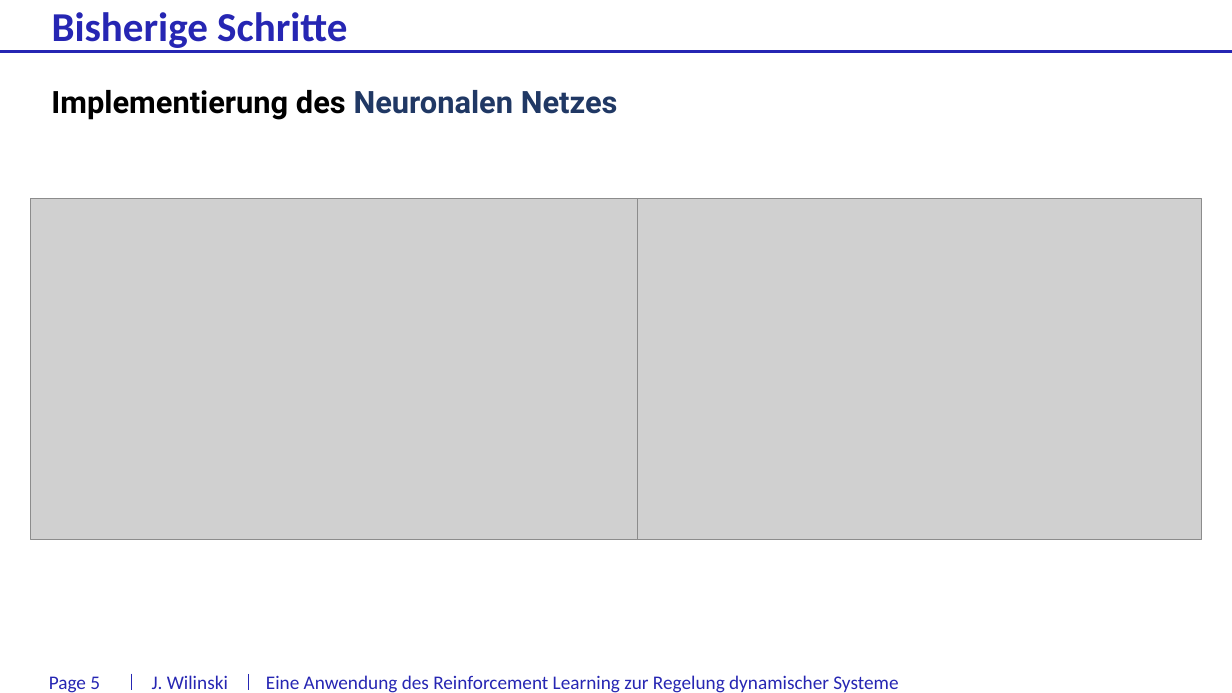
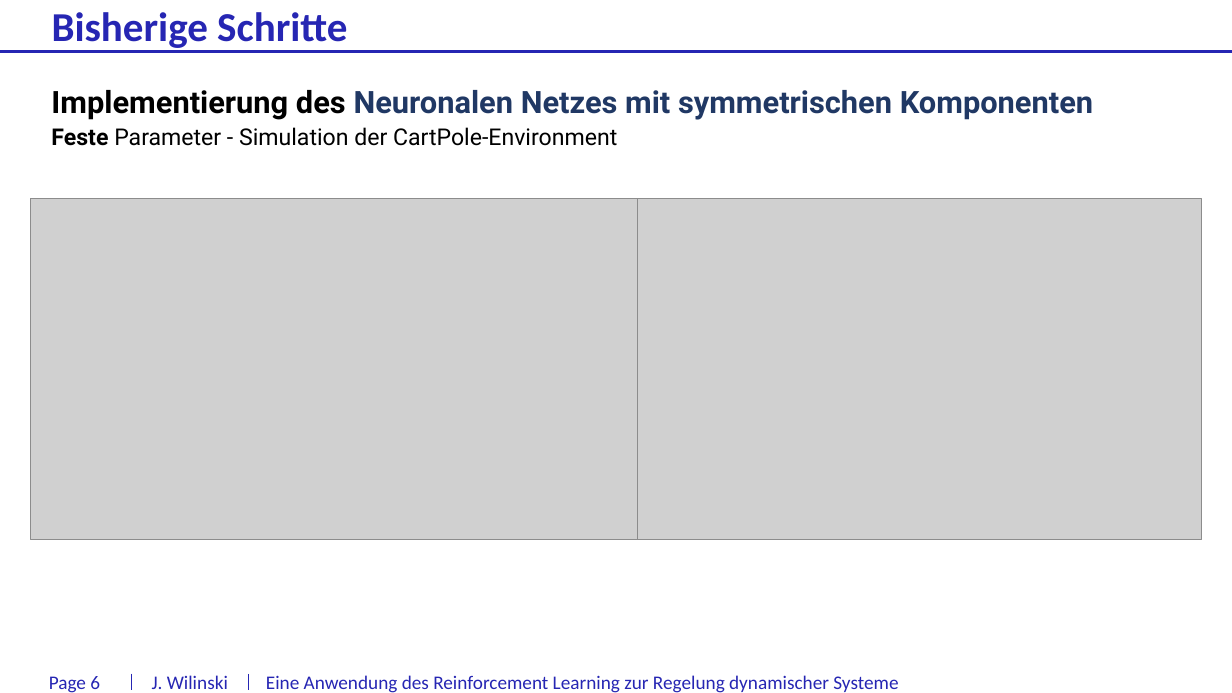
Before and after one commit to J0nasW/BA, a slide deck: slide 6 of docs/Statusgespräch_17072018.pptx (slide 5 before the commit). Drawn at 1232x693 pixels with LibreOffice and Linux fonts; fonts in the diff are those of the drawing; grey boxes stand for pictures; background and template pictures are left out. Boxes give left, top, right and bottom in pixels: in the first picture for what was removed or moved away, otherwise in the second. Text is boxed around its words. In the diff, an @@ line names an element or a change of style, - is before the commit and + after.

```diff
--- a/docs/Statusgespräch_17072018.pptx
+++ b/docs/Statusgespräch_17072018.pptx
@@ text at [51, 90, 1093, 120]: text changed; text colour #000000 to #203864 @@
-Implementierung des Neuronalen Netzes
+Implementierung des Neuronalen Netzes mit symmetrischen Komponenten
@@ text added at [51, 127, 617, 146], 18 pt, text #000000 @@
+Feste Parameter - Simulation der CartPole-Environment
@@ page number at [49, 676, 100, 693]: text changed @@
-Page 5
+Page 6
```
Also in this commit, not shown: 5 other slides changed, 1 other file.
